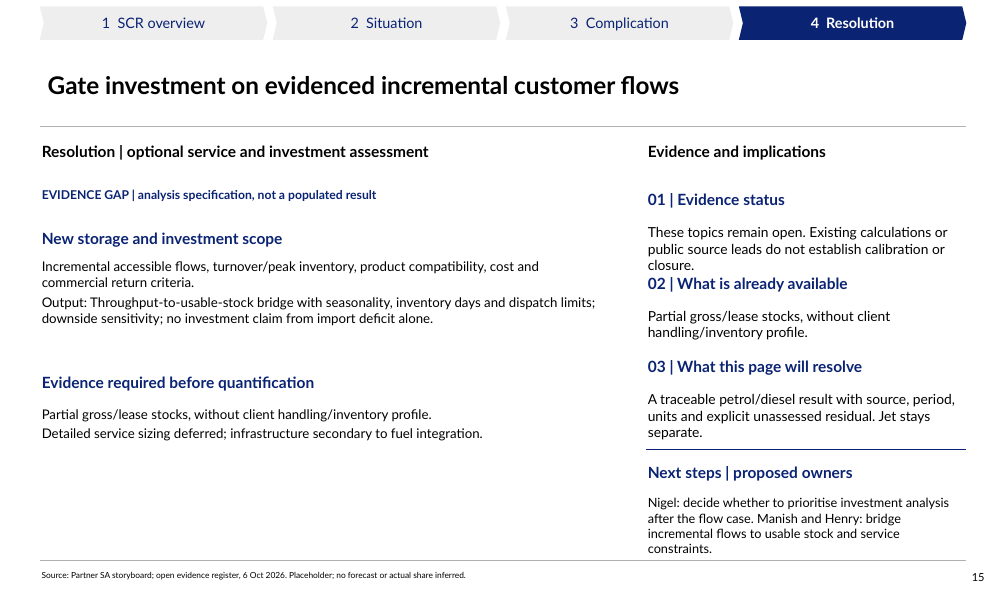
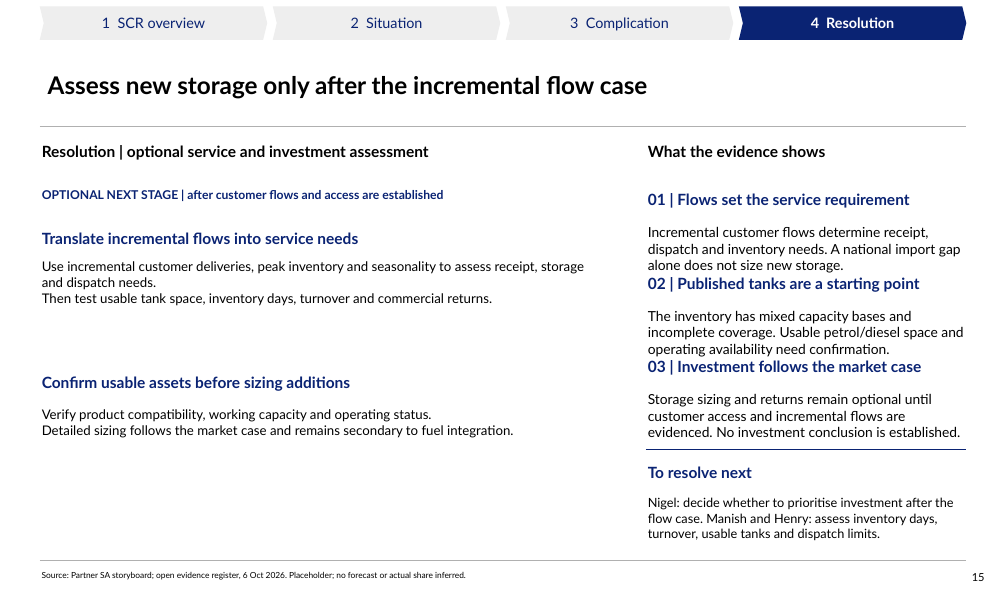
Before and after one commit to Africa-International-Advisors/liquid_fuels_model, a slide deck: slide 15 of pptx/output/delivered/Vopak_Week1_Analytical_Pack_2026_10_06.pptx. Drawn at 1008x597 pixels with LibreOffice and Linux fonts; fonts in the diff are those of the drawing; background and template pictures are left out. Boxes give left, top, right and bottom in pixels: in the first picture for what was removed or moved away, otherwise in the second. Text is boxed around its words. In the diff, an @@ line names an element or a change of style, - is before the commit and + after.

```diff
--- a/pptx/output/delivered/Vopak_Week1_Analytical_Pack_2026_10_06.pptx
+++ b/pptx/output/delivered/Vopak_Week1_Analytical_Pack_2026_10_06.pptx
@@ title at <box>48,76,648,99</box>: text changed @@
-Gate investment on evidenced incremental customer flows
+Assess new storage only after the incremental flow case
@@ text at <box>648,145,825,157</box>: text changed @@
-Evidence and implications
+What the evidence shows
@@ text at <box>42,190,443,199</box>: text changed @@
-EVIDENCE GAP | analysis specification, not a populated result
+OPTIONAL NEXT STAGE | after customer flows and access are established
@@ text at <box>648,193,910,208</box>: text changed @@
-01 | Evidence status
+01 | Flows set the service requirement
@@ text at <box>42,232,358,244</box>: text changed @@
-New storage and investment scope
+Translate incremental flows into service needs
@@ text at <box>648,226,961,273</box>: text changed @@
-These topics remain open. Existing calculations or public source leads do not establish calibration or closure.
+Incremental customer flows determine receipt, dispatch and inventory needs. A national import gap alone does not size new storage.
@@ text at <box>42,261,584,306</box>: text changed @@
-Incremental accessible flows, turnover/peak inventory, product compatibility, cost and commercial return criteria.
-Output: Throughput-to-usable-stock bridge with seasonality, inventory days and dispatch limits; downside sensitivity; no investment claim from import deficit alone.
+Use incremental customer deliveries, peak inventory and seasonality to assess receipt, storage and dispatch needs.
+Then test usable tank space, inventory days, turnover and commercial returns.
@@ text at <box>648,277,920,292</box>: text changed @@
-02 | What is already available
+02 | Published tanks are a starting point
@@ text at <box>648,310,963,357</box>: text changed @@
-Partial gross/lease stocks, without client handling/inventory profile.
+The inventory has mixed capacity bases and incomplete coverage. Usable petrol/diesel space and operating availability need confirmation.
@@ text at <box>42,376,350,391</box>: text changed @@
-Evidence required before quantification
+Confirm usable assets before sizing additions
@@ text at <box>648,360,921,372</box>: text changed @@
-03 | What this page will resolve
+03 | Investment follows the market case
@@ text at <box>42,409,513,438</box>: text changed @@
-Partial gross/lease stocks, without client handling/inventory profile.
-Detailed service sizing deferred; infrastructure secondary to fuel integration.
+Verify product compatibility, working capacity and operating status.
+Detailed sizing follows the market case and remains secondary to fuel integration.
@@ text at <box>648,393,960,437</box>: text changed @@
-A traceable petrol/diesel result with source, period, units and explicit unassessed residual. Jet stays separate.
+Storage sizing and returns remain optional until customer access and incremental flows are evidenced. No investment conclusion is established.
@@ text at <box>648,466,752,478</box>: text changed @@
-Next steps | proposed owners
+To resolve next
@@ text at <box>648,497,953,540</box>: text changed @@
-Nigel: decide whether to prioritise investment analysis after the flow case. Manish and Henry: bridge incremental flows to usable stock and service constraints.
+Nigel: decide whether to prioritise investment after the flow case. Manish and Henry: assess inventory days, turnover, usable tanks and dispatch limits.
```
Also in this commit, not shown: 13 other slides changed, 6 other files.
